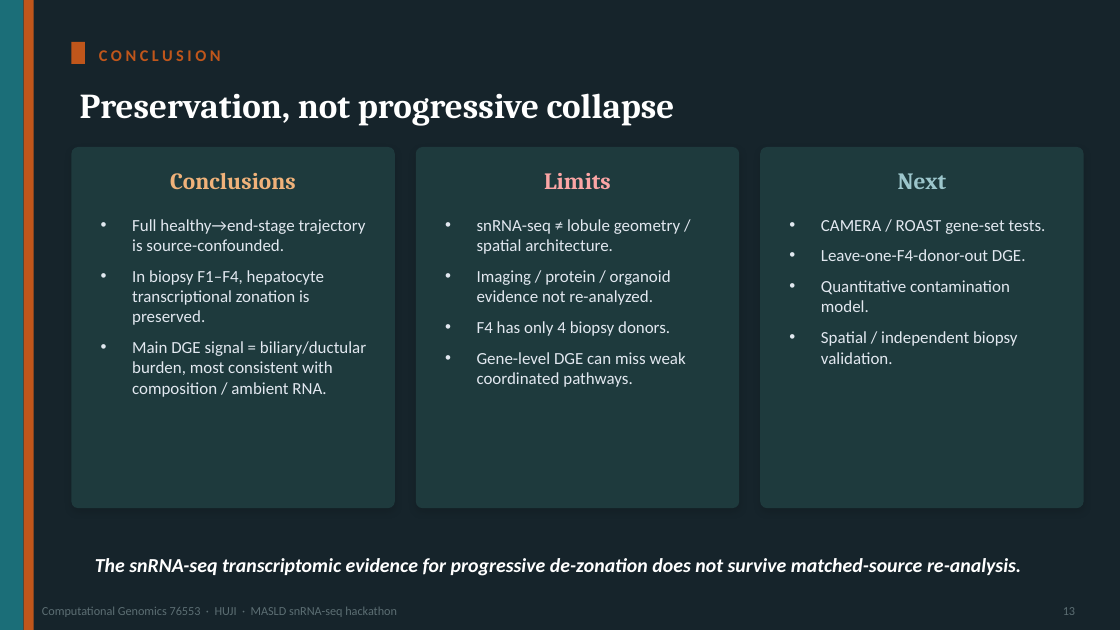
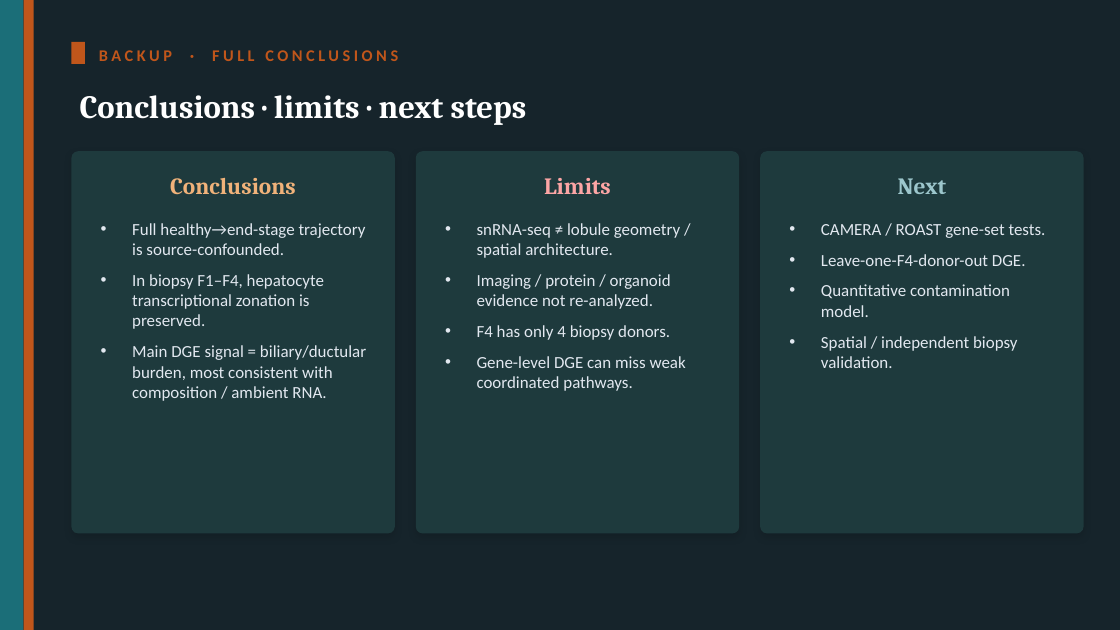
Before and after one commit to roeetekoah/liver-zonation, a slide deck: slide 25 of presentation/MASLD_zonation.pptx (slide 13 before the commit). Drawn at 1120x630 pixels with LibreOffice and Linux fonts; fonts in the diff are those of the drawing. Boxes give left, top, right and bottom in pixels: in the first picture for what was removed or moved away, otherwise in the second. Text is boxed around its words. In the diff, an @@ line names an element or a change of style, - is before the commit and + after.

```diff
--- a/presentation/MASLD_zonation.pptx
+++ b/presentation/MASLD_zonation.pptx
@@ text at [99, 50, 398, 61]: text changed @@
-CONCLUSION
+BACKUP · FULL CONCLUSIONS
@@ text at [80, 95, 527, 125]: text changed; size 30 to 28 pt @@
-Preservation, not progressive collapse
+Conclusions · limits · next steps
@@ rounded rectangle: place and size @@
-rounded rectangle at [71, 147, 395, 508]
+rounded rectangle at [71, 151, 395, 534]
@@ rounded rectangle: place and size @@
-rounded rectangle at [416, 147, 739, 508]
+rounded rectangle at [416, 151, 739, 534]
@@ 3 texts: place and size @@
-3 texts at [170, 173, 946, 190]
+3 texts at [170, 178, 946, 195]
@@ rounded rectangle: place and size @@
-rounded rectangle at [760, 147, 1084, 508]
+rounded rectangle at [760, 151, 1084, 534]
@@ text "Full healthy→end-stage trajectory is source-confounded.": place and size @@
-text "Full healthy→end-stage trajectory is source-confounded." at [132, 219, 366, 397]
+text "Full healthy→end-stage trajectory is source-confounded." at [132, 223, 366, 401]
@@ text "snRNA-seq ≠ lobule geometry / ...": place and size @@
-text "snRNA-seq ≠ lobule geometry / ..." at [477, 270, 686, 387]
+text "snRNA-seq ≠ lobule geometry / ..." at [477, 274, 686, 391]
@@ text "CAMERA / ROAST gene-set tests.": place and size @@
-text "CAMERA / ROAST gene-set tests." at [821, 220, 1046, 364]
+text "CAMERA / ROAST gene-set tests." at [821, 224, 1046, 368]
@@ text removed at [95, 558, 1021, 576] @@
-The snRNA-seq transcriptomic evidence for progressive de-zonation does not survive matched-source re-analysis.
@@ text removed at [42, 607, 397, 617] @@
-Computational Genomics 76553 · HUJI · MASLD snRNA-seq hackathon
@@ text removed at [1063, 607, 1075, 615] @@
-13
```
Also in this commit, not shown: 9 other slides changed, 3 slides added, 3 other files.
